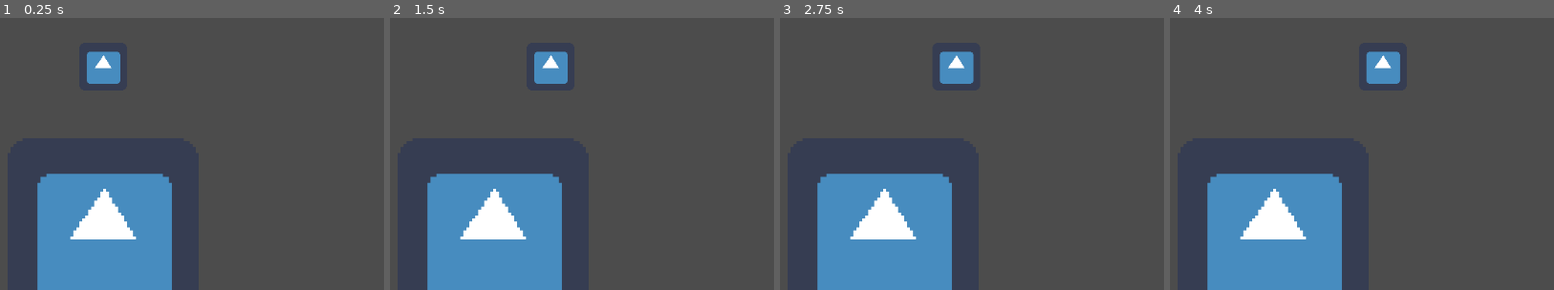
Above: before the commit, frames 1-4 (left to right).
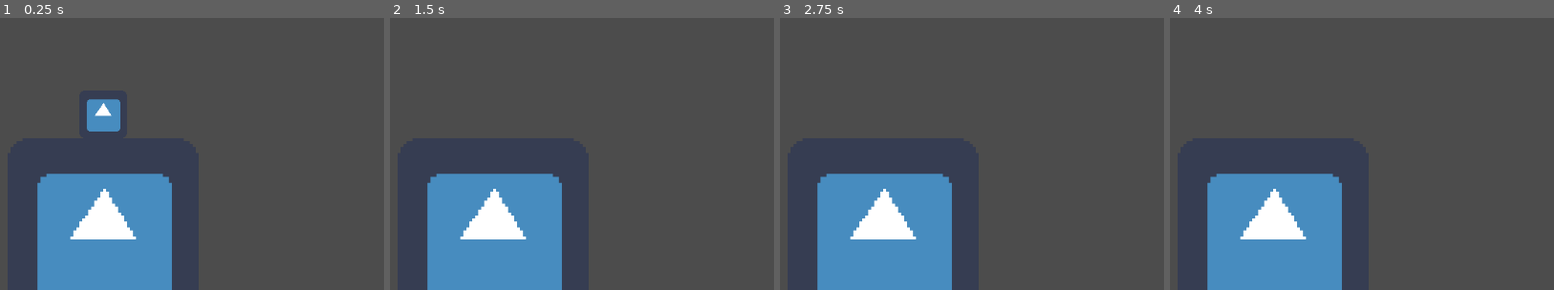
Above: after the commit, the same moments.

Repository: waythrough/Shooter-Platformer
Game: Godot game, scene res://main/main.tscn
Same seed, same stepped clock (60 frames per second), same inputs: the game is played once before the commit and once after it. Before the commit the project starts from res://player/player.tscn. The engine's default icon, where the game draws it, is replaced by a stand-in: a white triangle on a blue panel in a dark square.
Inputs:
- Up to frame 1 (0.25 s): no input
- Up to frame 2 (1.5 s): tap Enter at 0.5 s; hold Right (move_to_right) 0.53-1.28 s; tap Space (jump, bound only after the commit) at 0.6, 0.77, 1.07, 1.35 s; hold Left (move_to_left) from 1.28 s (still down)
- Up to frame 3 (2.75 s): tap Space (jump, bound only after the commit) at 1.52, 1.82, 2.1 s; release Left (move_to_left) at 2.03 s; hold Right (move_to_right) from 2.03 s (still down)
- Up to frame 4 (4 s): tap Space (jump, bound only after the commit) at 2.85, 3.02, 3.32, 3.6, 3.77 s; release Right (move_to_right) at 3.53 s; hold Left (move_to_left) from 3.53 s (still down)

The runs differ from the first frame. In frame 1, 2.1% of the frame differs, in the area x 22-32%, y 12-42%; in frame 2, 1.0%; in frame 3, 1.1%; in frame 4, 1.1%.

Commit message:
Desplazamiento y salto
La proxima actualizacion buscara purificar el codigo para evitar dolores de cabezas futuros

Diff:
--- /dev/null
+++ b/main/main.tscn
@@ -0,0 +1,24 @@
+[gd_scene load_steps=4 format=2]
+
+[ext_resource path="res://icon.png" type="Texture" id=1]
+[ext_resource path="res://player/player.tscn" type="PackedScene" id=2]
+
+[sub_resource type="RectangleShape2D" id=2]
+extents = Vector2( 32, 32 )
+
+[node name="Node2D" type="Node2D"]
+
+[node name="KinematicBody2D" type="KinematicBody2D" parent="."]
+position = Vector2( 0, 56 )
+
+[node name="CollisionShape2D" type="CollisionShape2D" parent="KinematicBody2D"]
+shape = SubResource( 2 )
+
+[node name="Sprite" type="Sprite" parent="KinematicBody2D"]
+texture = ExtResource( 1 )
+
+[node name="Player" parent="." instance=ExtResource( 2 )]
+
+[node name="Camera2D2" type="Camera2D" parent="."]
+current = true
+zoom = Vector2( 0.25, 0.25 )
--- a/player/Player.gd
+++ b/player/Player.gd
@@ -1,6 +1,10 @@
 extends Node2D
 
 signal move(direction)
+signal jump()
+
+func must_jump () :
+	return Input.is_action_just_pressed("jump")
 
 func must_move_to_left () :
 	return Input.is_action_pressed("move_to_left")
@@ -18,3 +22,6 @@
 	if(!must_move_to_left() && !must_move_to_right()) :
 		emit_signal("move", 0)
 		pass
+	if(must_jump()) :
+		emit_signal("jump")
+		pass
--- a/player/PlayerKinematicBody2D.gd
+++ b/player/PlayerKinematicBody2D.gd
@@ -1,6 +1,8 @@
 extends KinematicBody2D
 
 export var gravity : float
+
+export var jump_speed : float
 export var speed : float
 
 var horizontal_speed : float
@@ -9,19 +11,33 @@
 var direction : float
 
 func move () :
-	move_and_collide(Vector2(horizontal_speed, vertical_speed))
+	move_and_collide(Vector2(horizontal_speed, 0))
+	move_and_collide(Vector2(0, vertical_speed))
 	pass
 
 func _process(delta):
 	horizontal_speed = speed * delta * direction
 	move()
-	gravity()
+	gravity(delta)
 
-func gravity () :
-	vertical_speed = -gravity
+func gravity (delta) :
+	if(!$RayCast2D.is_grounded):
+		vertical_speed += gravity * delta
+		vertical_speed = clamp(vertical_speed, -1000, 50)
+		pass
 	pass
-
 
 func _on_Player_move(direction):
 	self.direction = direction
+
+func _on_Player_jump():
+	print("Se ha intentado saltar...")
+	if(!$RayCast2D.is_grounded) :
+		return
+	print("Se ha aplicado una fuerza de salto")
+	vertical_speed -= jump_speed
+
+
+func _on_RayCast2D_grounded():
+	vertical_speed = 0
 	pass # Replace with function body.
--- a/player/PlayerRaycast2D.gd
+++ b/player/PlayerRaycast2D.gd
@@ -1,4 +1,21 @@
 extends RayCast2D
 
+signal grounded()
+signal ungrounded()
+
+var is_grounded : bool
+
 func _process(delta):
-	print(get_collider())
+	var collder = get_collider()
+
+	if(collder == null && is_grounded == true):
+		is_grounded = false
+		emit_signal("ungrounded")
+		pass
+
+	if(collder != null && is_grounded == false):
+		is_grounded = true
+		emit_signal("grounded")
+		pass
+
+	pass
--- a/player/player.tscn
+++ b/player/player.tscn
@@ -8,39 +8,28 @@
 [sub_resource type="RectangleShape2D" id=1]
 extents = Vector2( 8, 8 )
 
-[sub_resource type="RectangleShape2D" id=2]
-extents = Vector2( 32, 32 )
-
 [node name="Player" type="Node2D"]
 script = ExtResource( 3 )
 
-[node name="KinematicBody2D" type="KinematicBody2D" parent="."]
+[node name="player" type="KinematicBody2D" parent="."]
 script = ExtResource( 2 )
-speed = 35.0
+gravity = 10.0
+jump_speed = 2.5
+speed = 120.0
 
-[node name="CollisionShape2D" type="CollisionShape2D" parent="KinematicBody2D"]
+[node name="CollisionShape2D" type="CollisionShape2D" parent="player"]
 shape = SubResource( 1 )
 
-[node name="Sprite" type="Sprite" parent="KinematicBody2D"]
+[node name="Sprite" type="Sprite" parent="player"]
 position = Vector2( -9.53674e-07, 2.38419e-07 )
 scale = Vector2( 0.25, 0.25 )
 texture = ExtResource( 1 )
 
-[node name="RayCast2D" type="RayCast2D" parent="KinematicBody2D"]
-cast_to = Vector2( 0, 5 )
+[node name="RayCast2D" type="RayCast2D" parent="player"]
+enabled = true
+cast_to = Vector2( 0, 8.1 )
 script = ExtResource( 4 )
 
-[node name="Camera2D" type="Camera2D" parent="."]
-current = true
-zoom = Vector2( 0.25, 0.25 )
-
-[node name="Sprite" type="Sprite" parent="."]
-position = Vector2( 0, 56 )
-texture = ExtResource( 1 )
-
-[node name="KinematicBody2D" type="KinematicBody2D" parent="Sprite"]
-
-[node name="CollisionShape2D" type="CollisionShape2D" parent="Sprite/KinematicBody2D"]
-shape = SubResource( 2 )
-
-[connection signal="move" from="." to="KinematicBody2D" method="_on_Player_move"]
+[connection signal="jump" from="." to="player" method="_on_Player_jump"]
+[connection signal="move" from="." to="player" method="_on_Player_move"]
+[connection signal="grounded" from="player/RayCast2D" to="player" method="_on_RayCast2D_grounded"]
--- a/project.godot
+++ b/project.godot
@@ -11,8 +11,12 @@
 [application]
 
 config/name="Shooter Platformer"
-run/main_scene="res://player/player.tscn"
+run/main_scene="res://main/main.tscn"
 config/icon="res://icon.png"
+
+[global]
+
+scene=false
 
 [input]
 
@@ -26,6 +30,11 @@
 "events": [ Object(InputEventKey,"resource_local_to_scene":false,"resource_name":"","device":0,"alt":false,"shift":false,"control":false,"meta":false,"command":false,"pressed":false,"scancode":16777233,"physical_scancode":0,"unicode":0,"echo":false,"script":null)
  ]
 }
+jump={
+"deadzone": 0.5,
+"events": [ Object(InputEventKey,"resource_local_to_scene":false,"resource_name":"","device":0,"alt":false,"shift":false,"control":false,"meta":false,"command":false,"pressed":false,"scancode":32,"physical_scancode":0,"unicode":0,"echo":false,"script":null)
+ ]
+}
 
 [physics]
 
Not shown: 1 places in player/player.tscn that only renumber resources
